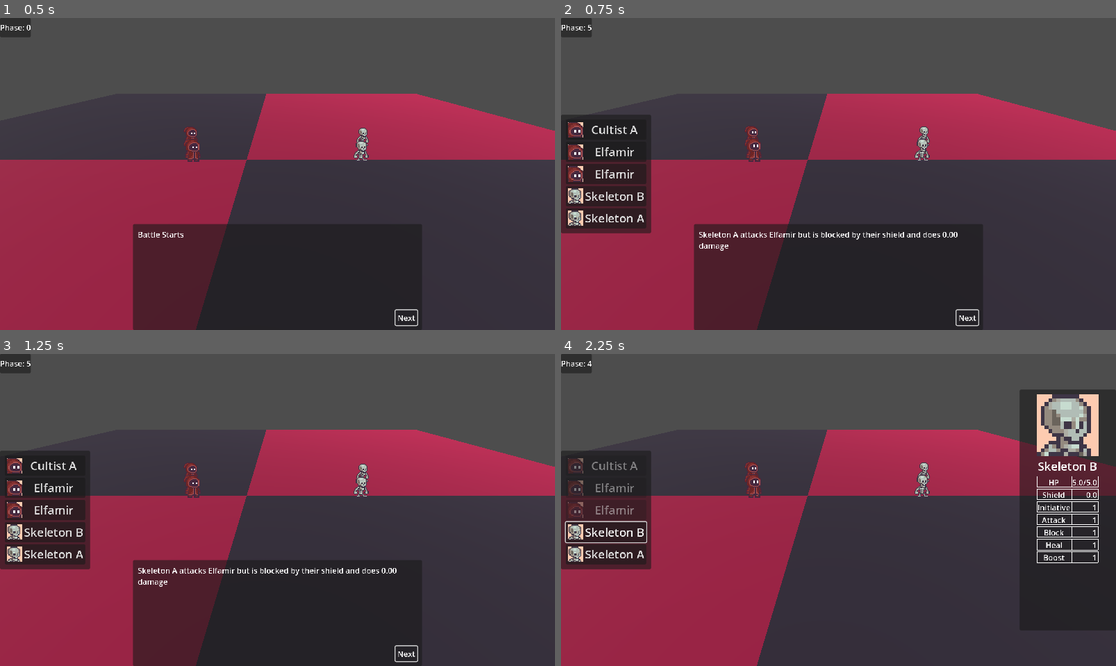
Above: before the commit, frames 1-4 (two rows, left to right).
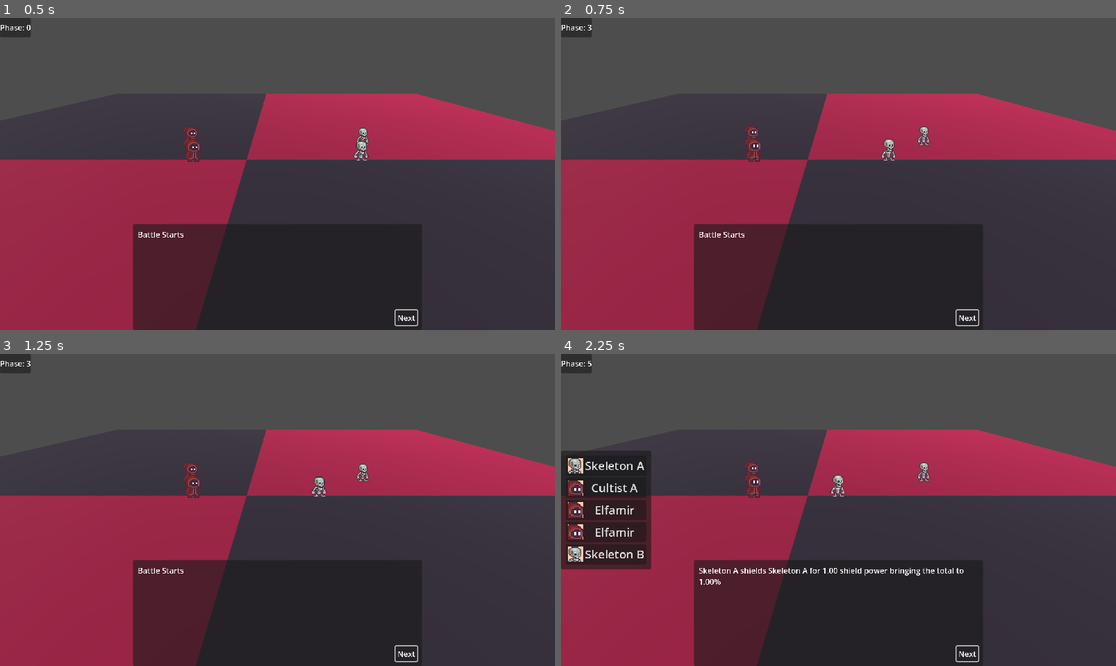
Above: after the commit, the same moments.

Repository: NicolaMigliore/medieval-battles
Game: Godot game, scene res://game_scenes/game_state_machine.tscn
Same seed, same stepped clock (60 frames per second), same inputs: the game is played once before the commit and once after it.
Inputs (mouse positions are in pixels of both pictures, inside the frame that each line leads up to):
- Up to frame 1 (0.5 s): no input
- Up to frame 2 (0.75 s): click "Next" at 0.5 s
- Up to frame 3 (1.25 s): no input
- Up to frame 4 (2.25 s): click "Next" at 1.25 s; click (760, 575) at 2 s, where only the run before the commit has a clickable "ATTACK"

Frame 1 is identical in both runs. In frame 2, 6.5% of the frame differs, in the area x 0-72%, y 2-75%; in frame 3, 6.5%; in frame 4, 13%, in the area x 0-100%, y 2-100%.

Commit message:
dev: added character movement during attack

Diff:
--- a/UI/battle_ui.gd
+++ b/UI/battle_ui.gd
@@ -19,6 +19,12 @@
 	# mage initiative panel always visible
 	get_node("CharacterInitiativePanel").show()
 	get_node("DebugPanel").show()
+
+# Hide a specific ui element
+func hide_ui(panel_name: String) -> void:
+	var node = get_node(panel_name)
+	if node:
+		node.hide()
 
 
 func update_phase_label(msg) -> void:
--- a/game_scenes/battle_manager.gd
+++ b/game_scenes/battle_manager.gd
@@ -1,4 +1,7 @@
 extends Node
+
+const ACTIVE_POSITION_OFFSET = .5
+const MOVEMENT_SPEED:float = 8.0
 
 @onready var ally_slots = $AllySlots
 @onready var enemy_slots = $EnemySlots
@@ -34,7 +37,12 @@
 		ally_slots.get_child(i).add_child(character)
 		character.init(BattleData.allies[i])
 		var actions_per_turn =_get_actions_per_turn(character)
-		_combatants.append({ "team": 1, "character": character, "actions_per_turn": actions_per_turn})
+		_combatants.append({
+			"team": 1,
+			"character": character,
+			"actions_per_turn": actions_per_turn,
+			"destination": null
+		})
 
 	# init enemies
 	for i in BattleData.enemies.size():
@@ -42,7 +50,12 @@
 		enemy_slots.get_child(i).add_child(character)
 		character.init(BattleData.enemies[i])		# configure character stats
 		var actions_per_turn =_get_actions_per_turn(character)
-		_combatants.append({ "team": 2, "character": character, "actions_per_turn": actions_per_turn })
+		_combatants.append({
+			"team": 2,
+			"character": character,
+			"actions_per_turn": actions_per_turn,
+			"destination": null
+		})
 
 	call_deferred("_set_phase", phases.START)
 
@@ -53,6 +66,18 @@
 
 	# Register UI signals
 	battle_ui.portrait_selected.connect(_on_target_selected)
+
+#region Physics
+func _physics_process(delta: float) -> void:
+
+	for combatant in _combatants:
+		if combatant.destination:
+			var destination: Vector3 = combatant.destination
+			var character = combatant.character
+			if destination and character:
+				character.global_position = character.global_position.lerp(destination, delta * MOVEMENT_SPEED)
+
+#endregion
 
 
 func _process(_delta: float) -> void:
@@ -104,6 +129,10 @@
 		_set_phase(phases.PICK_UNIT)
 	elif phase == phases.PICK_UNIT:
 		cur_unit = _remaining[0]
+		# move forward character
+		var old_pos = Vector3(cur_unit.character.global_position)
+		var offset_value = -ACTIVE_POSITION_OFFSET if cur_unit.team == 1 else ACTIVE_POSITION_OFFSET
+		_move_to(cur_unit,Vector3(old_pos.x, old_pos.y, old_pos.z + offset_value))
 		_set_phase(phases.PICK_ACTION)
 	elif phase == phases.PICK_ACTION:
 		if cur_unit.character.is_player_controlled:
@@ -125,6 +154,10 @@
 			})
 			cur_action = actions[decision.action]
 			cur_target = decision.target
+
+			# Simulate thinking time
+			await get_tree().create_timer(1.0).timeout
+
 			_set_phase(phases.EXECUTE)
 	elif phase == phases.PICK_TARGET:
 		# configure target list
@@ -188,10 +221,19 @@
 		_set_phase(phases.EXECUTE)
 
 
+#region Do Action
 func _do_action() -> void:
 	execution_message = "- MISSING MESSAGE -"
 	match cur_action.name:
 		"attack":
+			# Animate attack
+			var old_pos = Vector3(cur_unit.character.global_position)
+			var target_pos = Vector3(cur_target.character.global_position)
+			_move_to(cur_unit,Vector3(target_pos.x, target_pos.y, target_pos.z))
+
+			await get_tree().create_timer(0.7).timeout
+			_move_to(cur_unit,Vector3(old_pos))
+
 			var amount:float = _get_damage_amount()
 			var block_amount = cur_target.character.block
 			if block_amount > 0:
@@ -253,6 +295,7 @@
 		_remaining.append(combatant)
 	else:
 		_acted.append(combatant)
+# endregion
 
 #region Attack
 # Get current unit's attack value considering effects and boosts
@@ -309,8 +352,20 @@
 
 func _end_turn() -> void:
 	_populate_initiative_panel()
+	battle_ui.hide_ui("DialogPanel")
+
+	# reset character position
+	_move_to(cur_unit,cur_unit.character.get_parent().global_position)
+	# Wait some time to complete animations
+	await get_tree().create_timer(1.0).timeout
+
 	var size = _remaining.size()
 	if size == 0:
 		_set_phase(phases.CONFIG_ROUND)
 	else:
 		_set_phase(phases.PICK_UNIT)
+
+
+func _move_to(combatant, destination: Vector3) -> void:
+	if combatant and destination:
+		combatant.destination = destination
Not shown, changed: notes.md
